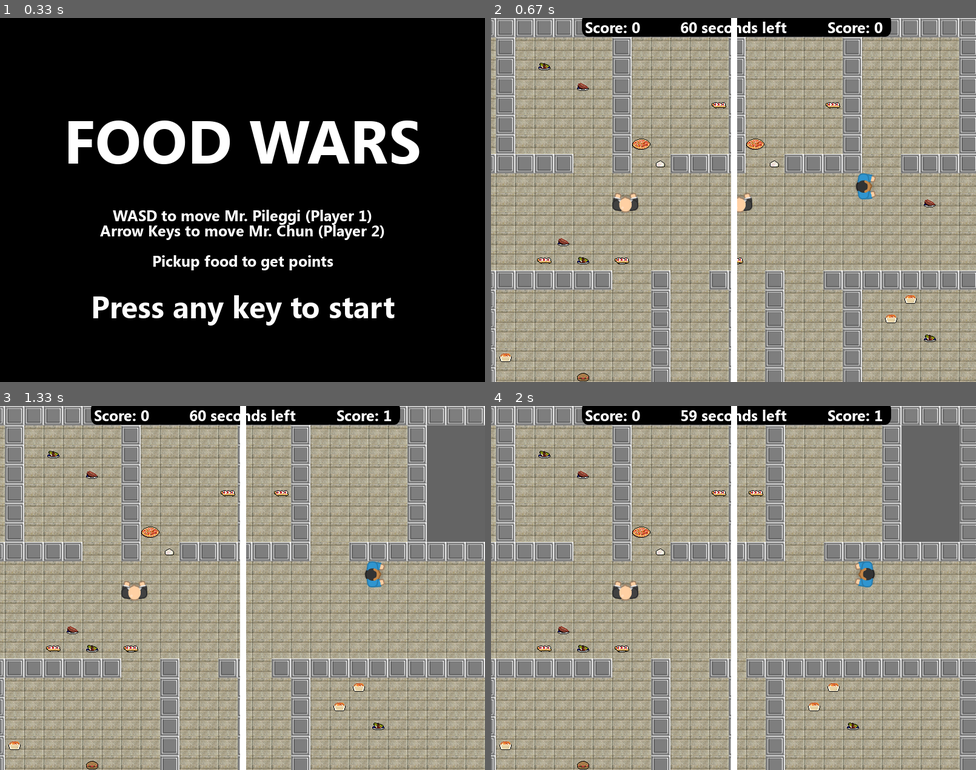
Above: before the commit, frames 1-4 (two rows, left to right).
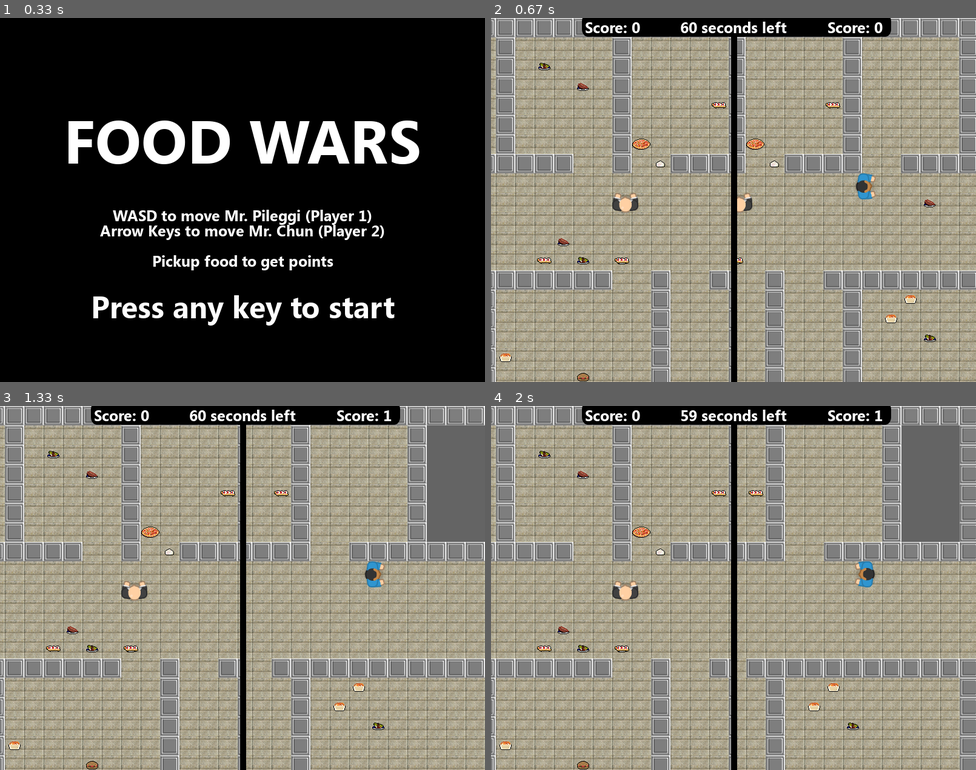
Above: after the commit, the same moments.

Repository: bly852/ICS3U1
Game: pygame game, started from (19.12.06) Culminating/game.py
Two runs of this game, one before a commit and one after it. Both use one fixed random seed, a clock stepped at 60 frames per second and the inputs below.
Inputs:
- Up to frame 1 (0.33 s): no input
- Up to frame 2 (0.67 s): hold Right from 0.33 s (still down)
- Up to frame 3 (1.33 s): release Right at 0.8 s; hold Up 0.88-1.18 s; hold Right from 1.22 s (still down)
- Up to frame 4 (2 s): release Right at 1.68 s; hold Left from 1.72 s (still down)

Frame 1 is identical in both runs. In frame 2, 1.2% of the frame differs, in the area x 49-51%, y 0-100%; in frame 3, 1.2%; in frame 4, 1.2%.

Commit message:
GUI Update

Diff:
--- a/(19.12.06) Culminating/game.py
+++ b/(19.12.06) Culminating/game.py
@@ -168,7 +168,7 @@
 
         # blits the GUI background
         self.screen.blit(self.scoreboard_backround, ((width/4)-(width/16), 0))
-        pygame.draw.line(self.screen, white, (400, 0), (400, 600), 10)
+        pygame.draw.line(self.screen, black, (400, 0), (400, 600), 10)
 
         # draws time left to the screen
         self.draw_text('{} seconds left'.format(time_limit-(int(self.elapsed_time))), default_font_bold, 25, white, width/2, 15, align = 'center')
